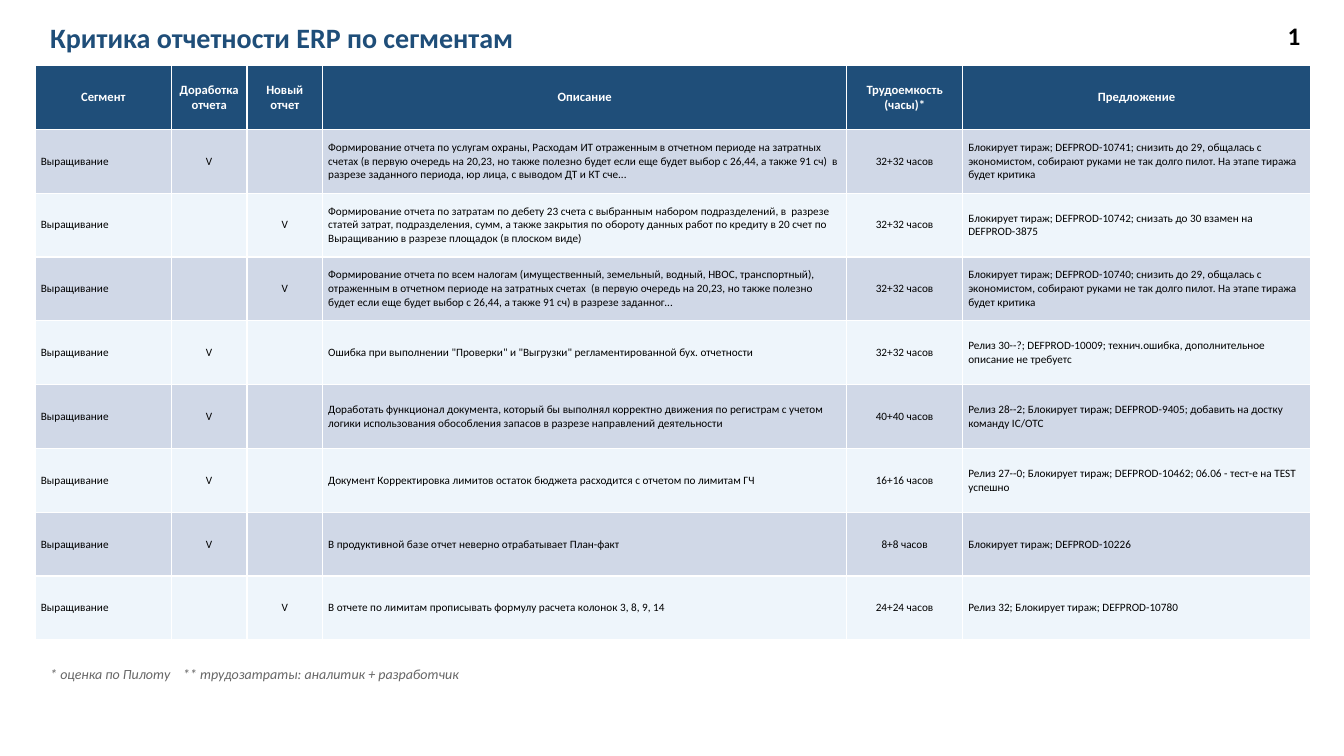
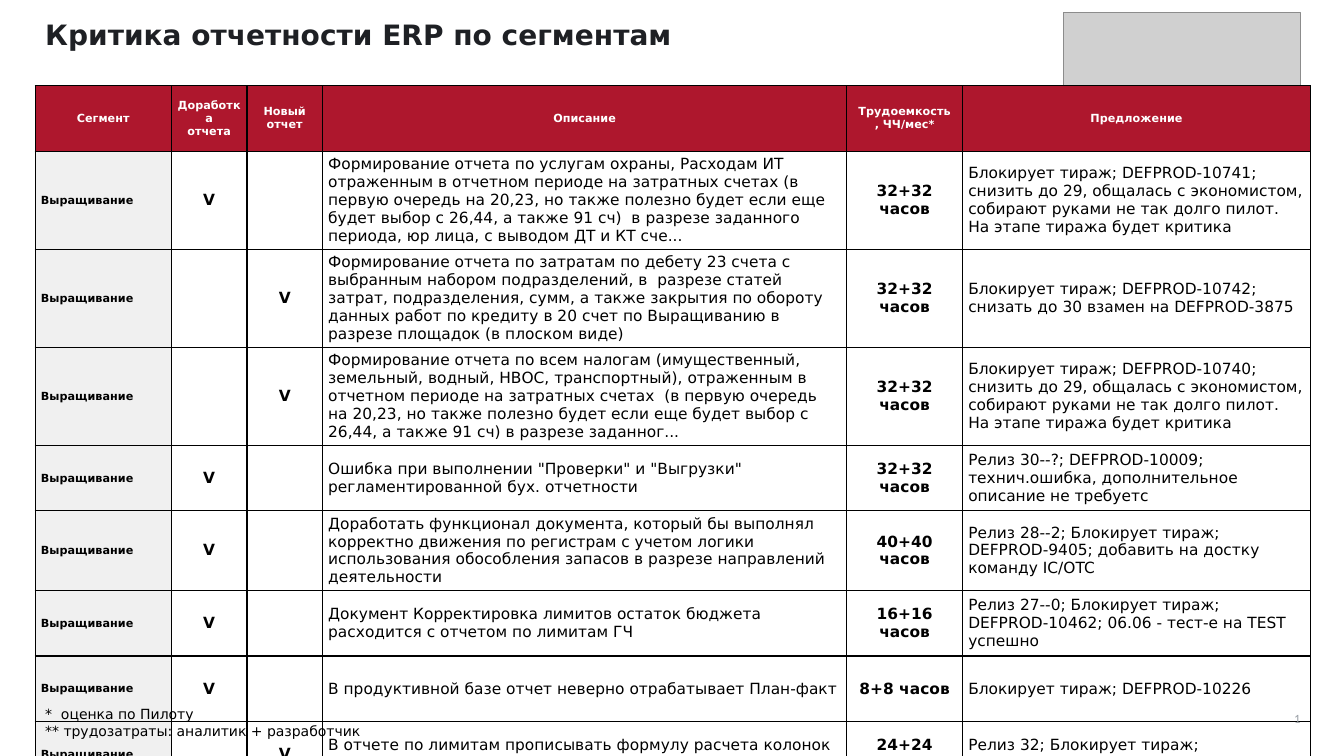
Before and after one commit to sokrat-in-me/pptx, a slide deck: slide 2 of Критика_отчетности_ERP_по_сегментам.pptx. Drawn at 1344x756 pixels with LibreOffice and Linux fonts; fonts in the diff are those of the drawing; grey boxes stand for pictures. Boxes give left, top, right and bottom in pixels: in the first picture for what was removed or moved away, otherwise in the second. Text is boxed around its words. In the diff, an @@ line names an element or a change of style, - is before the commit and + after.

```diff
--- a/Критика_отчетности_ERP_по_сегментам.pptx
+++ b/Критика_отчетности_ERP_по_сегментам.pptx
@@ text "Критика отчетности ERP по сегментам" at bbox=[45, 24, 672, 51]: font Calibri to DejaVu Sans, text colour #1F4E79 to #1E2024 @@
@@ picture added at bbox=[1064, 12, 1301, 100] @@
@@ table at bbox=[35, 86, 1311, 756] @@
-row 1, column 5: Трудоемкость / (часы)*
+row 1, column 5: Трудоемкость / , ЧЧ/мес*
@@ fill #1F4E79 to #AE172D in row 1 @@
@@ fill #D0D8E8 to #F0F0F0 in 4 cells @@
@@ fill #D0D8E8 to #FFFFFF in 20 cells @@
@@ fill #EEF5FB to #F0F0F0 in 4 cells @@
@@ fill #EEF5FB to #FFFFFF in 20 cells @@
@@ size 9 to 8 pt in "Сегмент", "Доработка", "отчета", "Новый" and 3 more places @@
@@ font Calibri to DejaVu Sans, size 8 to 11 pt @@
@@ bold on in "Выращивание", "V", "32+32 часов", "Выращивание" and 20 more places @@
@@ borders changed @@
@@ table: place and size @@
-table at bbox=[35, 66, 1311, 640]
+table at bbox=[35, 86, 1311, 756]
@@ text "* оценка по Пилоту ** ...": place and size @@
-text "* оценка по Пилоту ** ..." at bbox=[60, 669, 458, 682]
+text "* оценка по Пилоту ** ..." at bbox=[61, 708, 360, 739]
@@ text "* оценка по Пилоту ** ..." at bbox=[61, 708, 360, 739]: font Calibri to DejaVu Sans, text colour #666666 to #000000, italic off @@
@@ text "1": place and size @@
-text "1" at bbox=[1288, 28, 1301, 45]
+text "1" at bbox=[1294, 715, 1300, 723]
@@ text "1" at bbox=[1294, 715, 1300, 723]: size 18 to 9 pt, text colour #000000 to #9AA0A6, bold off @@
```
Also in this commit, not shown: 8 other slides changed, 3 other files.
